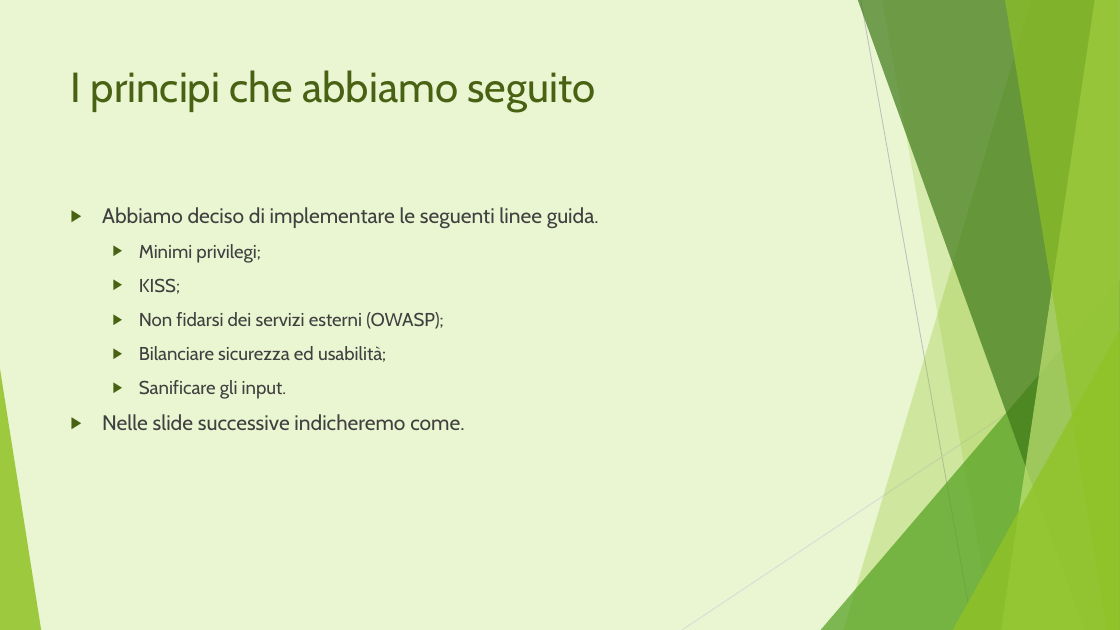
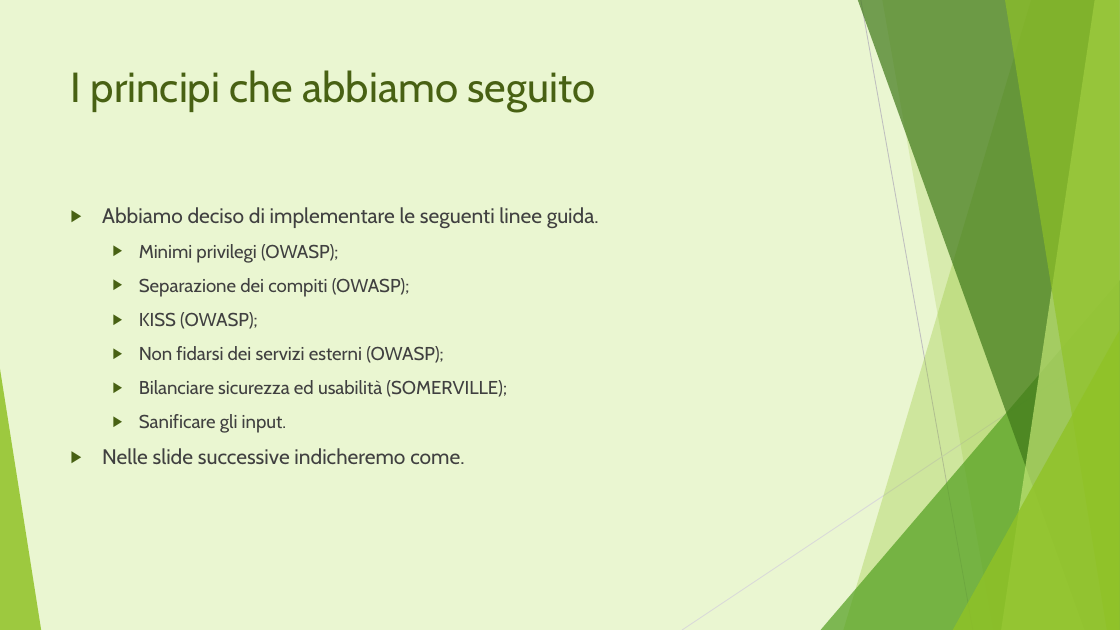
Before and after one commit to ChiaraAmalia/solidityproj, a slide deck: slide 4 of documenti/Footprint calculator.pptx. Drawn at 1120x630 pixels with LibreOffice and Linux fonts; fonts in the diff are those of the drawing. Boxes give left, top, right and bottom in pixels: in the first picture for what was removed or moved away, otherwise in the second. Text is boxed around its words. In the diff, an @@ line names an element or a change of style, - is before the commit and + after.

Commit message:
powerpoint

```diff
--- a/documenti/Footprint calculator.pptx
+++ b/documenti/Footprint calculator.pptx
@@ text at (139,244,409,329): text changed @@
-  ▶ Minimi privilegi;
-  ▶ KISS;
+  ▶ Minimi privilegi (OWASP);
+  ▶ Separazione dei compiti (OWASP);
+  ▶ KISS (OWASP);
@@ text at (139,380,507,397): text changed @@
-  ▶ Bilanciare sicurezza ed usabilità;
+  ▶ Bilanciare sicurezza ed usabilità (SOMERVILLE);
```
Also in this commit, not shown: 4 other slides changed, 1 slide added.
